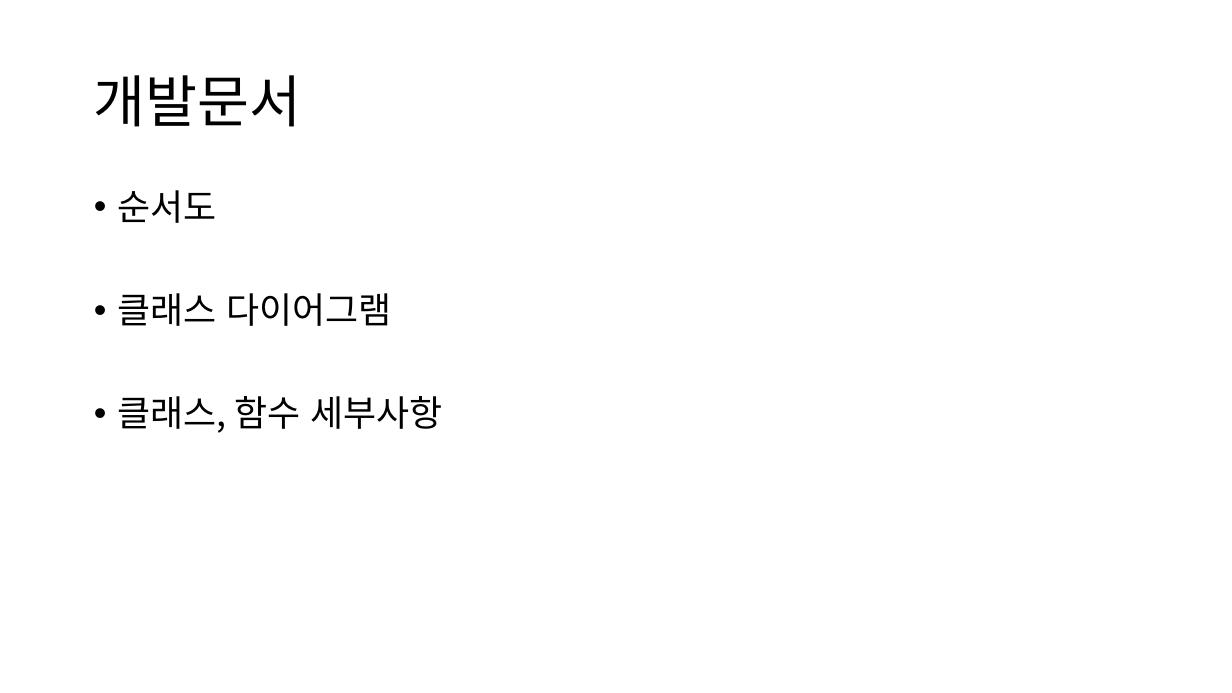
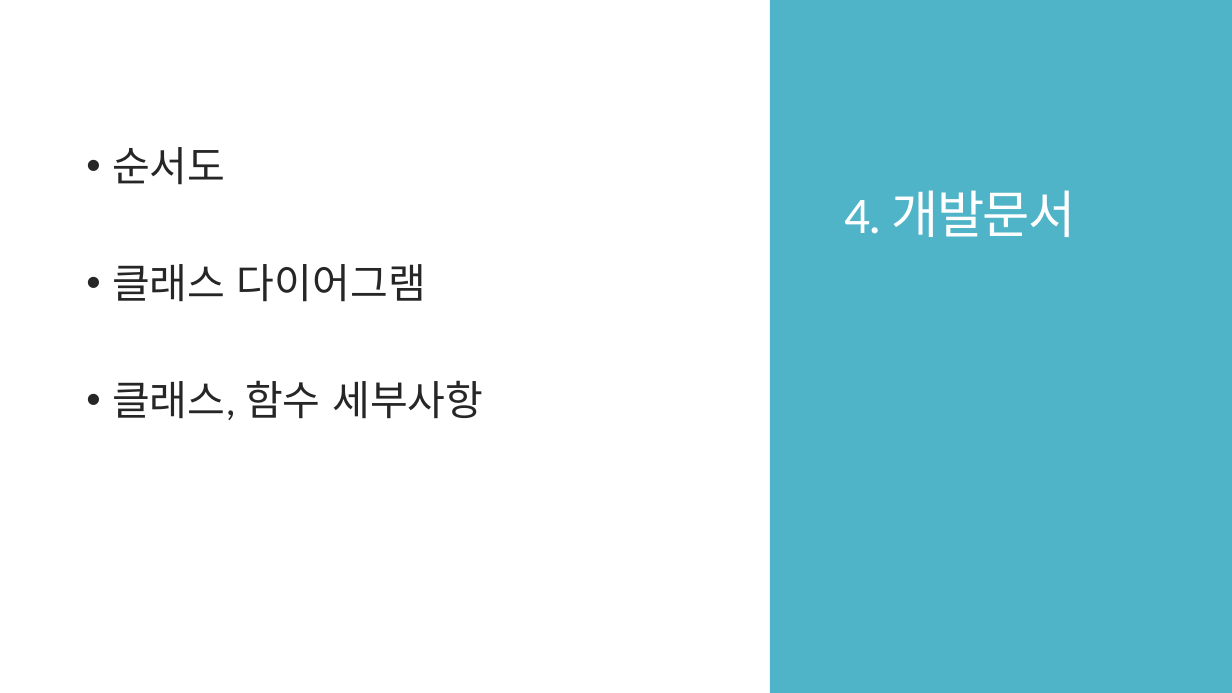
Before and after one commit to Niiok/inha_2021, a slide deck: slide 14 of RollBall/roll_ball.pptx (slide 6 before the commit). Drawn at 1232x693 pixels with LibreOffice and Linux fonts; fonts in the diff are those of the drawing. Boxes give left, top, right and bottom in pixels: in the first picture for what was removed or moved away, otherwise in the second. Text is boxed around its words. In the diff, an @@ line names an element or a change of style, - is before the commit and + after.

```diff
--- a/RollBall/roll_ball.pptx
+++ b/RollBall/roll_ball.pptx
@@ rectangle added at (x1=770, y1=0, x2=1232, y2=693), fill #50B4C8 @@
@@ title "4. 개발문서" at (x1=844, y1=190, x2=1076, y2=237): vertical alignment middle to bottom @@
@@ text "순서도" moved from (x1=117, y1=190, x2=442, y2=433) to (x1=112, y1=147, x2=483, y2=420) @@
@@ text "순서도" at (x1=112, y1=147, x2=483, y2=420): size 28 to 32 pt, font Noto Sans CJK KR to Calibri, text colour #000000 to #262626; indent changed; line spacing 0.9 to 0.85; more space between paragraphs @@
@@ title at (x1=844, y1=190, x2=1076, y2=237): text changed; size 44 to 40 pt; font Noto Sans CJK KR to Calibri; text colour #000000 to #FFFFFF @@
-개발문서
+4. 개발문서
```
Also in this commit, not shown: 5 other slides changed, 10 slides added, 1 slide removed.
